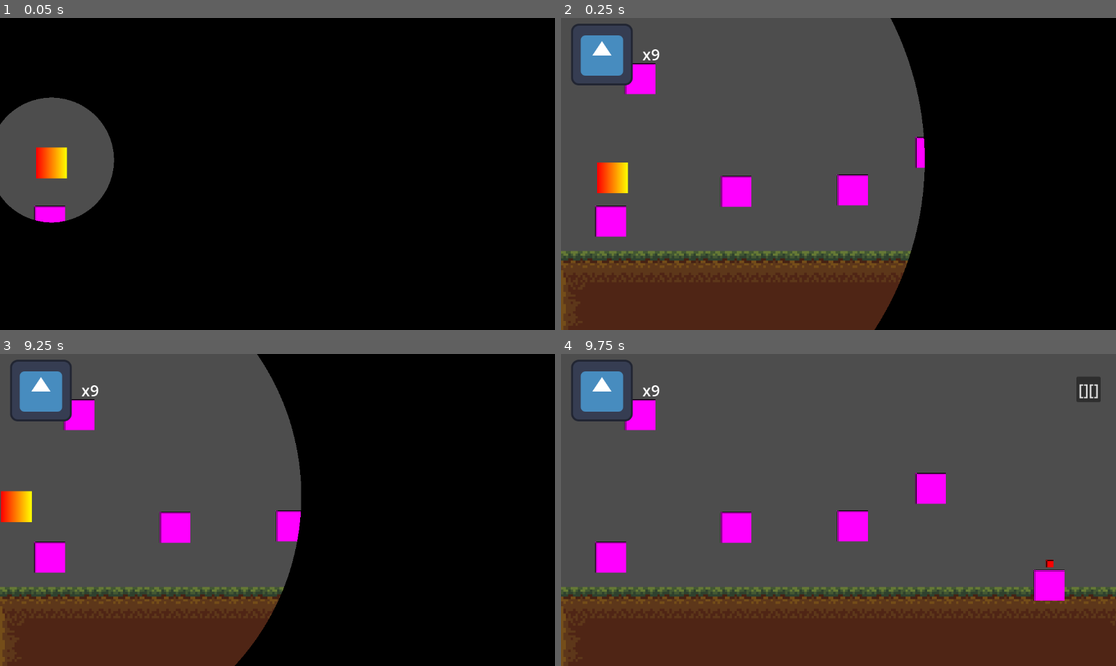
Above: before the commit, frames 1-4 (two rows, left to right).
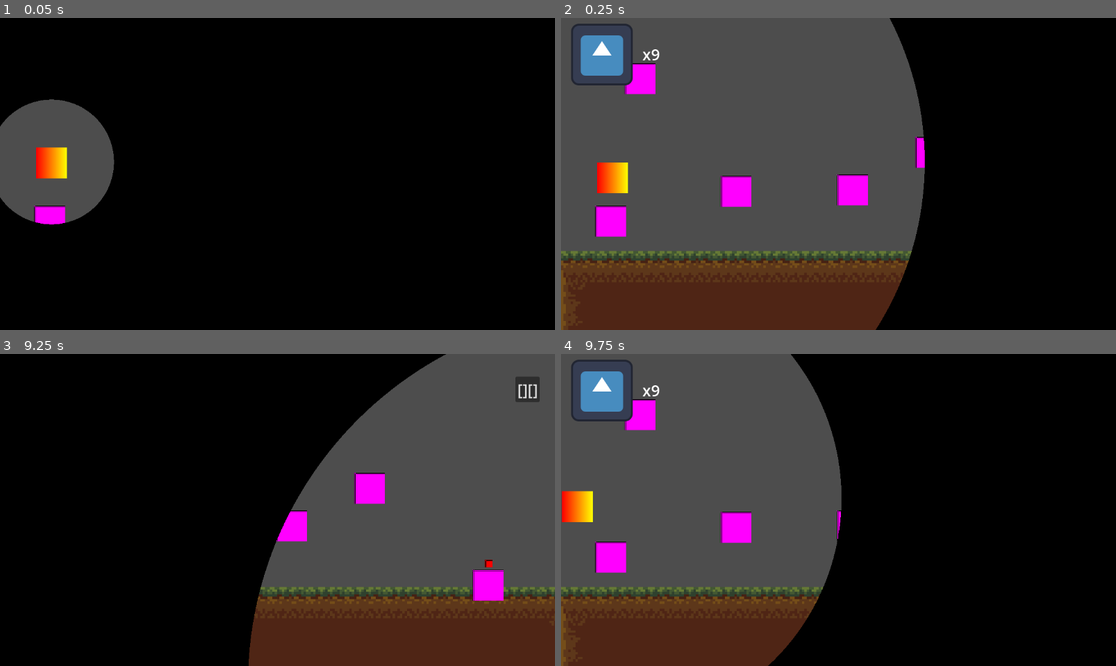
Above: after the commit, the same moments.

Repository: tiffit/SlimeLives
Game: Godot game, scene res://game_main.tscn
The game is run twice, just before and just after one commit, with the same random seed, the same clock (stepped at 60 frames per second) and the same inputs. The engine's default icon, where the game draws it, is replaced by a stand-in: a white triangle on a blue panel in a dark square.
Inputs:
- Up to frame 1 (0.05 s): no input
- Up to frame 2 (0.25 s): no input
- Up to frame 3 (9.25 s): hold D (move_right) 0.53-2.03 s; tap Space (move_jump) at 0.77, 1.52, 3.02, 3.77, 5.27, 6.77, 7.52, 8.27, 8.75 s; hold A (move_left) 2.03-4.25 s; click "[][]" at 4.25 s; tap Enter at 5 s; hold D (move_right) 5.03-8.78 s; hold A (move_left) from 8.78 s (still down)
- Up to frame 4 (9.75 s): keep holding A (move_left)

The runs differ from the first frame. In frame 1, 0.3% of the frame differs, in the area x 0-21%, y 25-67%; in frame 2, 0.1%; in frame 3, 93%, in the area x 0-100%, y 0-100%; in frame 4, 54%.

Commit message:
Fixed transition bug + transition plays on death now

Diff:
--- a/character/character.gd
+++ b/character/character.gd
@@ -3,6 +3,8 @@
 @export var speed: float = 400.0
 @export var jump_speed: float = 400.0
 var gravity: float = ProjectSettings.get_setting("physics/2d/default_gravity")
+var level: Level
+var dead: bool = false
 
 enum KillReason { ENTITY, TILE, BOUNDS }
 
@@ -22,4 +24,7 @@
 	move_and_slide()
 
 func kill(reason: KillReason):
+	dead = true
+	if level:
+		await level.play_circle(true).finished
 	queue_free()
--- a/entities/spawn_point.gd
+++ b/entities/spawn_point.gd
@@ -3,8 +3,9 @@
 @export var characterScene: PackedScene
 
 
-func spawn_character() -> Character:
+func spawn_character(level: Level) -> Character:
 	var character: Character = characterScene.instantiate()
+	character.level = level
 	character.position = position
 	add_sibling(character)
 	return character
--- a/level/level.gd
+++ b/level/level.gd
@@ -13,14 +13,12 @@
 	level_bounds = Rect2(0, 0, level_width*tile_size, level_height*tile_size)
 	camera = get_node("Camera2D")
 	circle_transition = get_node("../GameUI/circle_transition")
-	respawn_character(false)
-	move_camera()
-	play_circle(false)
+	respawn_character()
 
 func _process(delta: float) -> void:
-	if character != null:
+	if character != null and not character.dead:
 		if character.position.y > level_bounds.end.y + tile_size*2:
-			character.kill(Character.KillReason.BOUNDS)
+			await character.kill(Character.KillReason.BOUNDS)
 			respawn_character()
 
 	# Camera movement
@@ -47,20 +45,21 @@
 				if (camera.position.x - viewport.size.x/2) < level_bounds.position.x:
 					camera.position.x = level_bounds.position.x + viewport.size.x/2
 
-func respawn_character(play_anim: bool = true):
+func respawn_character():
 	for child in get_children():
 		if child is SpawnPoint:
-			character = child.spawn_character()
-			if play_anim:
-				play_circle(false)
+			character = child.spawn_character(self)
+			move_camera()
+			play_circle(false)
 			break
 
 func play_circle(close: bool) -> MethodTweener:
 	if circle_transition:
-		var pos_x = character.position.x if character else 0
-		var pos_y = character.position.y if character else 0
-		var camera_offset_x = camera.get_viewport_rect().size.x/2 - camera.position.x
-		return circle_transition.play_circle(pos_x + camera_offset_x, pos_y, close)
+		var pos_x: float = character.position.x if character else 0
+		var pos_y: float = character.position.y if character else 0
+		var camera_offset_x: float = camera.get_viewport_rect().size.x/2 - camera.position.x
+		var camera_offset_y: float = camera.get_viewport_rect().size.y/2 - camera.position.y
+		return circle_transition.play_circle(pos_x + camera_offset_x, pos_y + camera_offset_y, close)
 	return null
 
 func _draw() -> void:
